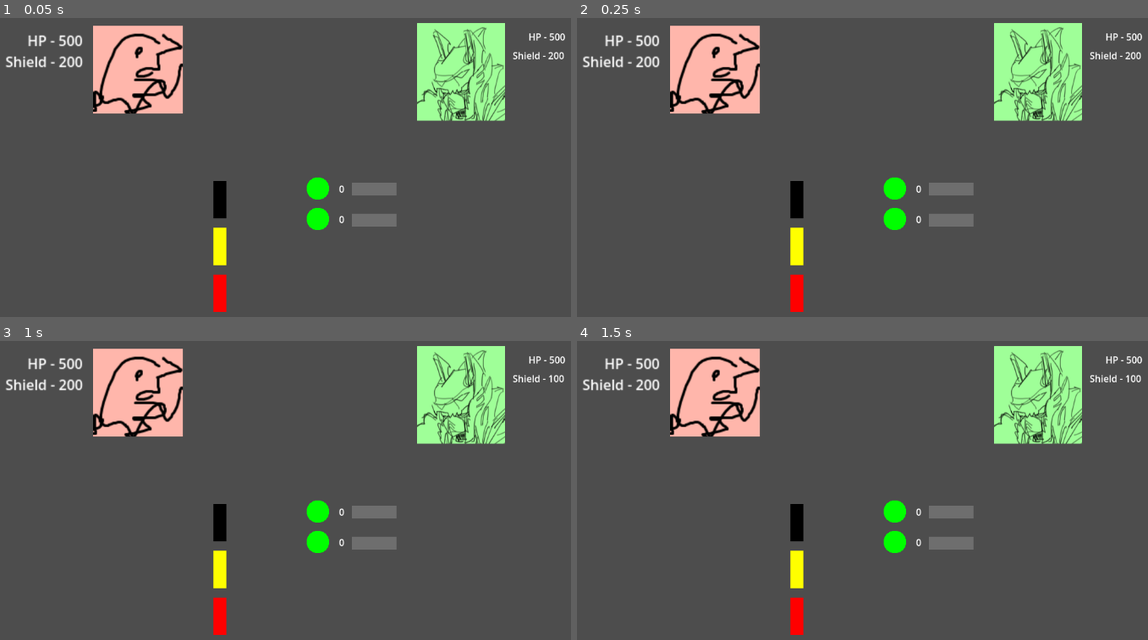
Above: before the commit, frames 1-4 (two rows, left to right).
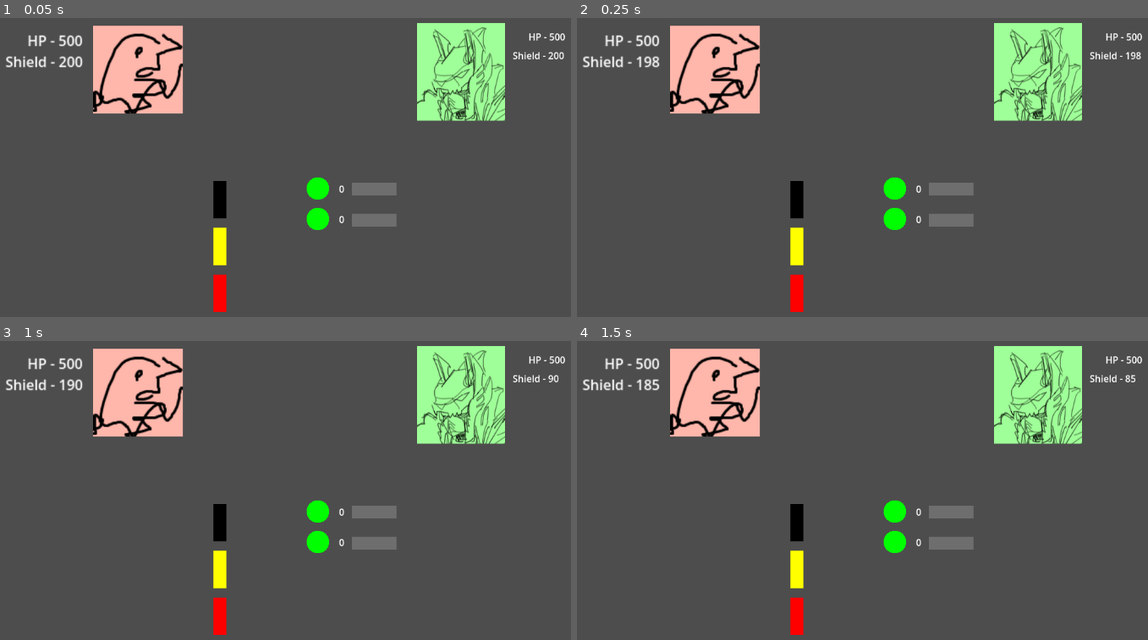
Above: after the commit, the same moments.

Repository: Wrygondryn/Megazord_BIGMODE2025
Game: Godot game, scene res://scenes/game.tscn
The game is run twice, just before and just after one commit, with the same random seed, the same clock (stepped at 60 frames per second) and the same inputs.
Inputs (mouse positions are in pixels of both pictures, inside the frame that each line leads up to):
- Up to frame 1 (0.05 s): no input
- Up to frame 2 (0.25 s): no input
- Up to frame 3 (1 s): tap Enter at 0.5 s; move the mouse to (445, 469) at 0.52 s; click (445, 469) at 0.6 s
- Up to frame 4 (1.5 s): tap Space at 1.25 s; move the mouse to (736, 505) at 1.27 s; click (736, 505) at 1.35 s

Frame 1 is identical in both runs. In frame 2, 0.1% of the frame differs, in the area x 10-99%, y 11-17%; in frame 3, less than 0.1%; in frame 4, 0.1%.

Commit message:
Shield Decay
Shield now decays over time.

Diff:
--- a/scripts/battle.gd
+++ b/scripts/battle.gd
@@ -55,5 +55,5 @@
 func apply_damage(target: Node2D, damage: float) -> void:
 	var shield_damage = min(target.shield, damage)
 	var hp_damage = damage - shield_damage
-	target.shield -= shield_damage
-	target.hp -= hp_damage
+	target.shield = max(target.shield - shield_damage, 0.0)
+	target.hp = max(target.hp - hp_damage, 0.0)
--- a/scripts/helpers.gd
+++ b/scripts/helpers.gd
@@ -2,3 +2,4 @@
 
 const MAX_CHARGE_PER_SEC = 50
 const KAIJU_DEFAULT_CHARGE_PER_SEC = 25
+const DEFAULT_SHIELD_DRAIN_PER_SEC = 10
--- a/scripts/kaiju.gd
+++ b/scripts/kaiju.gd
@@ -20,6 +20,8 @@
 func _process(delta: float) -> void:
 	assert(len(charges) == len(modules))
 
+	shield = max(shield - Helpers.DEFAULT_SHIELD_DRAIN_PER_SEC * delta, 0.0)
+
 	for i in range(len(charges)):
 		charges[i] += Helpers.KAIJU_DEFAULT_CHARGE_PER_SEC * delta
 
@@ -27,5 +29,5 @@
 			battle.queue_action_from_module(modules[i])
 			charges[i] = 0.0
 
-	hp_display_temp.text = "HP - " + str(hp)
-	shield_display_temp.text = "Shield - " + str(shield)
+	hp_display_temp.text = "HP - %.0f" % hp
+	shield_display_temp.text = "Shield - %.0f" % shield
--- a/scripts/mechazord.gd
+++ b/scripts/mechazord.gd
@@ -13,5 +13,7 @@
 
 # Called every frame. 'delta' is the elapsed time since the previous frame.
 func _process(delta: float) -> void:
-	hp_display_temp.text = "HP - " + str(hp)
-	shield_display_temp.text = "Shield - " + str(shield)
+	shield = max(shield - Helpers.DEFAULT_SHIELD_DRAIN_PER_SEC * delta, 0.0)
+
+	hp_display_temp.text = "HP - %.0f" % hp
+	shield_display_temp.text = "Shield - %.0f" % shield
